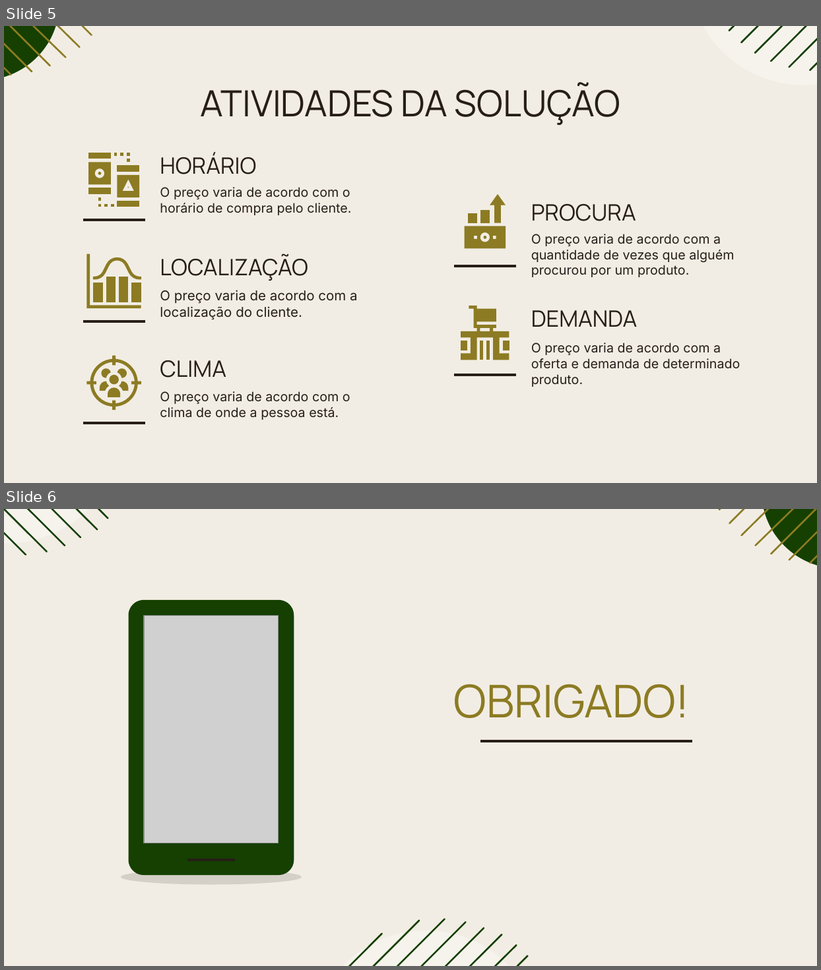
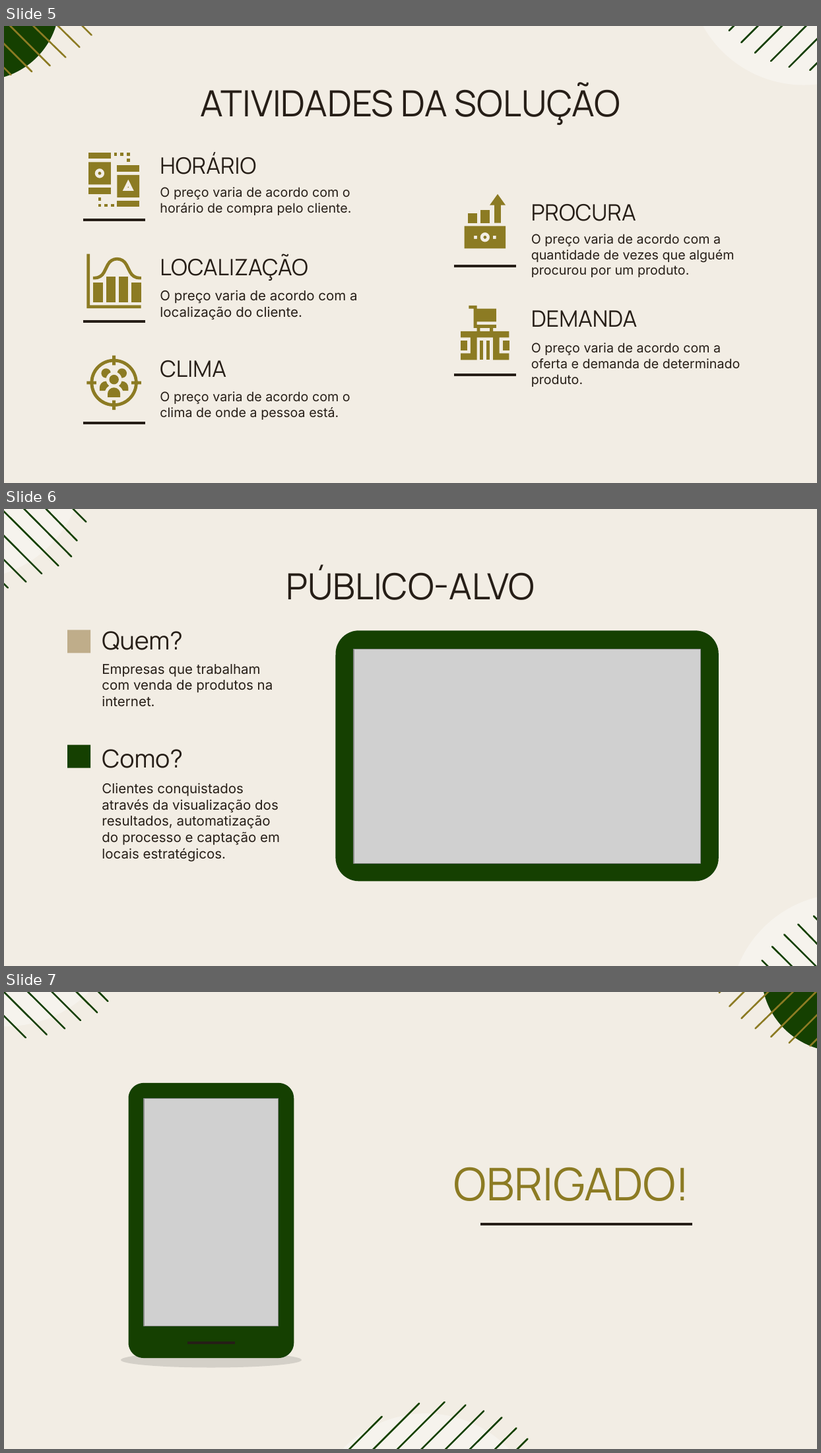
Before and after one commit to rafaellabastos/challenge-pitch-qa, a slide deck: Pitch-SavvyFix.pptx. Shown one above the other, each under a label of ours: slides 5 and 6 before the commit, slides 5, 6 and 7 after it. The pictures are 821x970 and 821x1453 pixels, drawn with LibreOffice and Linux fonts; fonts in the diff are those of the drawing; grey boxes stand for pictures. Boxes give left, top, right and bottom in pixels: in the first picture for what was removed or moved away, otherwise in the second. Text is boxed around its words. In the diff, an @@ line names an element or a change of style, - is before the commit and + after.

Commit message:
Slide com definição do público-alvo

```diff
--- a/Pitch-SavvyFix.pptx
+++ b/Pitch-SavvyFix.pptx
@@ slide 6 added at <box>4,509,817,966</box>, background #F2EDE4 @@
@@ group added at <box>4,509,86,588</box>: 7 freeform shapes, 1 ellipse @@
@@ title added at <box>286,566,535,600</box>, 32 pt, text #261E17 @@
+PÚBLICO-ALVO
@@ rectangle added at <box>67,630,90,653</box>, fill #BFAD8A @@
@@ text added at <box>102,631,182,650</box>, 22 pt, text #261E17 @@
+Quem?
@@ rounded rectangle added at <box>336,631,719,881</box>, fill #154001 @@
@@ text added at <box>102,664,273,707</box>, 12 pt, text #261E17 @@
+Empresas que trabalham com venda de produtos na internet.
@@ picture added at <box>354,650,700,863</box> @@
@@ rectangle added at <box>67,745,90,768</box>, fill #154001 @@
@@ text added at <box>102,749,183,768</box>, 22 pt, text #261E17 @@
+Como?
@@ text added at <box>102,783,280,862</box>, 12 pt, text #261E17 @@
+Clientes conquistados através da visualização dos resultados, automatização do processo e captação em locais estratégicos.
@@ group added at <box>730,894,817,966</box>: 5 freeform shapes, 1 ellipse @@
@@ what was slide 6 is now slide 7 @@
```
